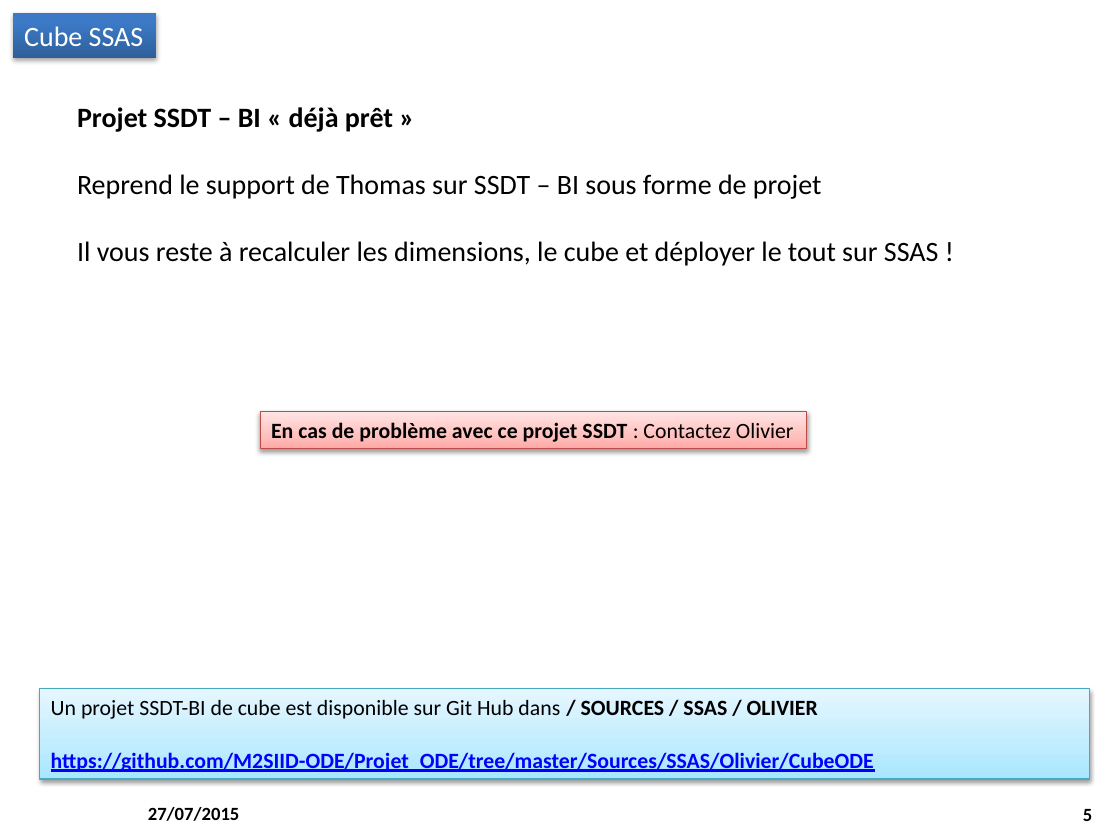
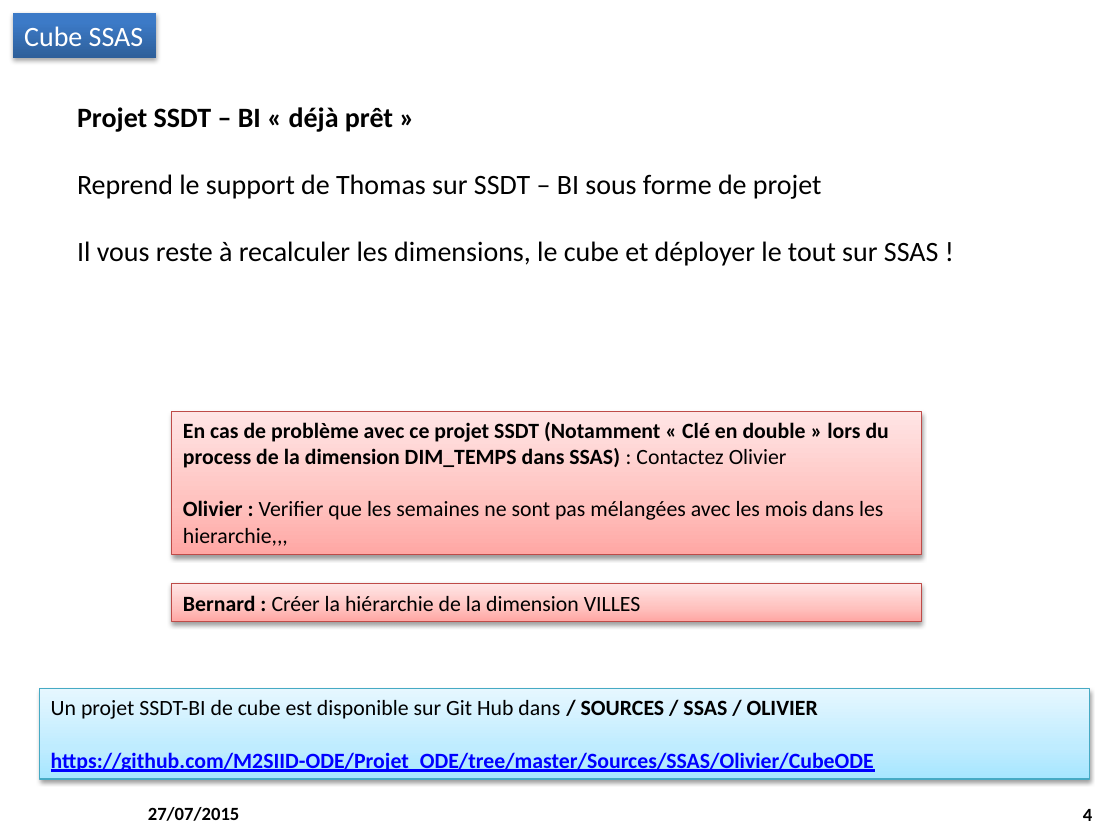
Before and after one commit to M2SIID-ODE/Projet_ODE, a slide deck: slide 4 of Documentation/4 - Suivi projet/Point_Equipe_2015-07-27.pptx (slide 5 before the commit). Drawn at 1120x840 pixels with LibreOffice and Linux fonts; fonts in the diff are those of the drawing; background and template pictures are left out. Boxes give left, top, right and bottom in pixels: in the first picture for what was removed or moved away, otherwise in the second. Text is boxed around its words. In the diff, an @@ line names an element or a change of style, - is before the commit and + after.

```diff
--- a/Documentation/4 - Suivi projet/Point_Equipe_2015-07-27.pptx
+++ b/Documentation/4 - Suivi projet/Point_Equipe_2015-07-27.pptx
@@ rectangle "En cas de problème avec ...": place and size @@
-rectangle "En cas de problème avec ..." at bbox=[260, 411, 806, 449]
+rectangle "En cas de problème avec ..." at bbox=[172, 411, 922, 554]
@@ text in rectangle at bbox=[183, 422, 889, 546]: text changed @@
-En cas de problème avec ce projet SSDT : Contactez Olivier
+En cas de problème avec ce projet SSDT (Notamment « Clé en double » lors du process de la dimension DIM_TEMPS dans SSAS) : Contactez Olivier
+Olivier : Verifier que les semaines ne sont pas mélangées avec les mois dans les hierarchie,,,
@@ rectangle added at bbox=[172, 584, 922, 622], fill gradient #FFA6A5 to #FFC0BF to #FFE7E7, outline #BF4C48 0.75 pt, 14 pt, text #000000 @@
+Bernard : Créer la hiérarchie de la dimension VILLES
@@ page number at bbox=[1083, 809, 1092, 821]: text changed @@
-5
+4
```
Also in this commit, not shown: 5 other slides changed, 1 slide removed.
